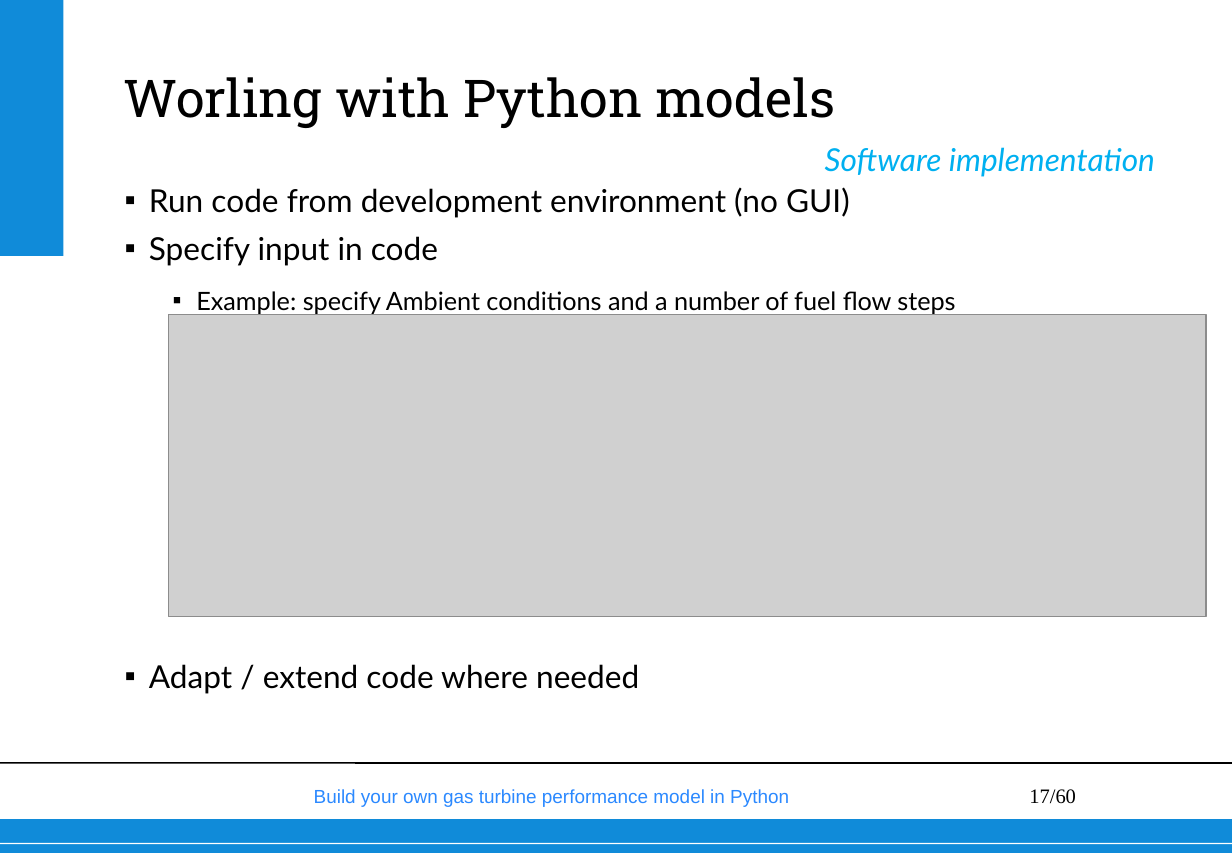
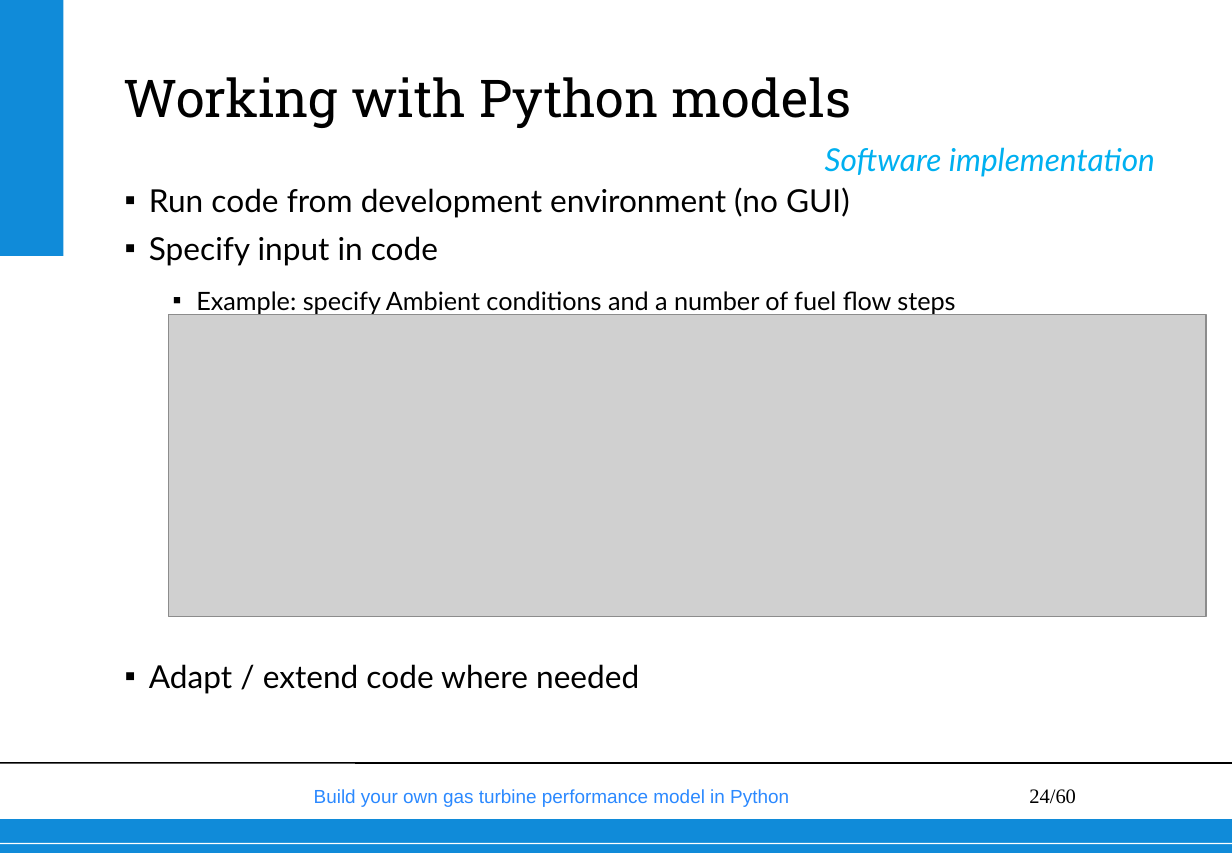
Before and after one commit to wvisser1958/GSPy, a slide deck: slide 24 of doc/Build your own gas turbine performance model from scratch.pptx (slide 17 before the commit). Drawn at 1232x853 pixels with LibreOffice and Linux fonts; fonts in the diff are those of the drawing; grey boxes stand for pictures; background and template pictures are left out. Boxes give left, top, right and bottom in pixels: in the first picture for what was removed or moved away, otherwise in the second. Text is boxed around its words. In the diff, an @@ line names an element or a change of style, - is before the commit and + after.

```diff
--- a/doc/Build your own gas turbine performance model from scratch.pptx
+++ b/doc/Build your own gas turbine performance model from scratch.pptx
@@ title at <box>124,77,851,128</box>: text changed @@
-Worling with Python models
+Working with Python models
@@ page number at <box>1029,789,1076,804</box>: text changed @@
-17/60
+24/60
```
Also in this commit, not shown: 12 other slides changed, 8 slides added, 29 slides removed.
